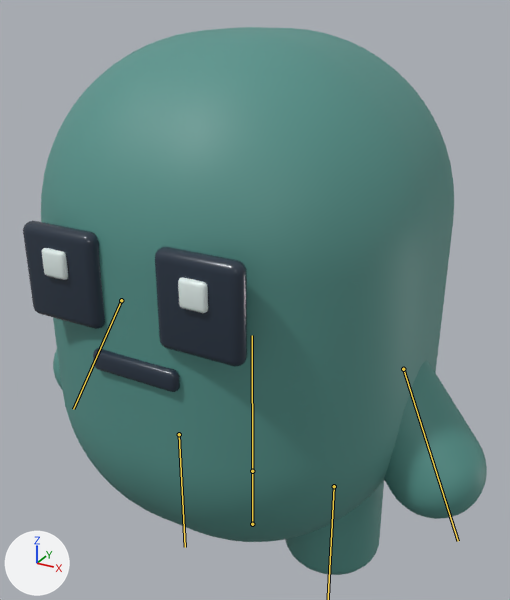
An edit to the FBX model art/3d/grub_clean.fbx, drawn before and after from the same camera.
The view is the same before and after, from a 50 mm camera at (0.585, -1.054, 1.057) aimed at (-0.002, 0.014, 0.523). Every picture has the same lights, and +X, +Y and +Z are marked at lower left. The older version comes first. The bones that bend it are drawn over the model as lines.

The first picture shows 'Grub'.
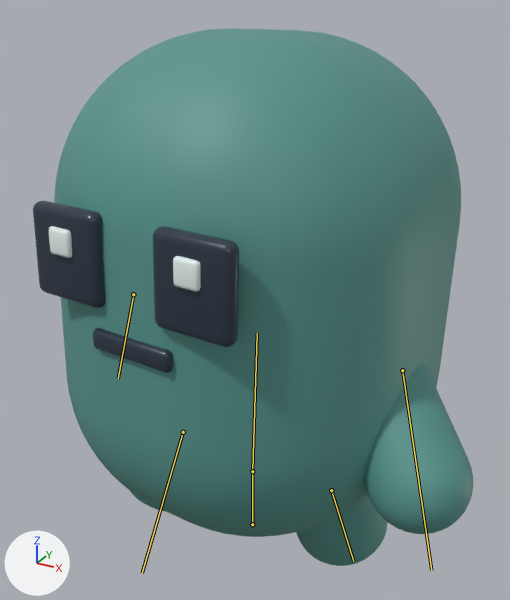
The newer file adds an action. The first version stands in its rest pose; the second is drawn at frame 13 of the action 'GrubRig|Walk'.

Boxes [x1, y1, x2, y2] around the edits, measured in the pictures (510 x 600 px):
'Grub', posed
    before: [23, 27, 487, 575]
    after: [33, 28, 473, 566]
bone 'body', root to tip
    before: (252, 471) to (252, 335)
    after: (252, 471) to (257, 333)
bone 'arm.L', root to tip
    before: (403, 369) to (458, 541)
    after: (402, 370) to (431, 570)
bone 'arm.R', root to tip
    before: (121, 300) to (73, 409)
    after: (133, 294) to (118, 378)
bone 'leg.R', root to tip
    before: (179, 434) to (185, 547)
    after: (183, 432) to (142, 573)

The edits, one by one:
Bone 'body' (bone_body) turns from (0, 0, 0) to (-3, -4, 0) degrees about its own x, y and z.
Bone 'arm.L' (bone_arm_l) turns from (0, 0, 0) to (-18, -12, -9) degrees about its own x, y and z.
Bone 'arm.R' (bone_arm_r) turns from (0, 0, 0) to (20, -8, -12) degrees about its own x, y and z.
Bone 'leg.L' (bone_leg_l) turns from (0, 0, 0) to (28, 0, 0) degrees about its own x, y and z.
Bone 'leg.R' (bone_leg_r) turns from (0, 0, 0) to (-28, 0, 0) degrees about its own x, y and z.
